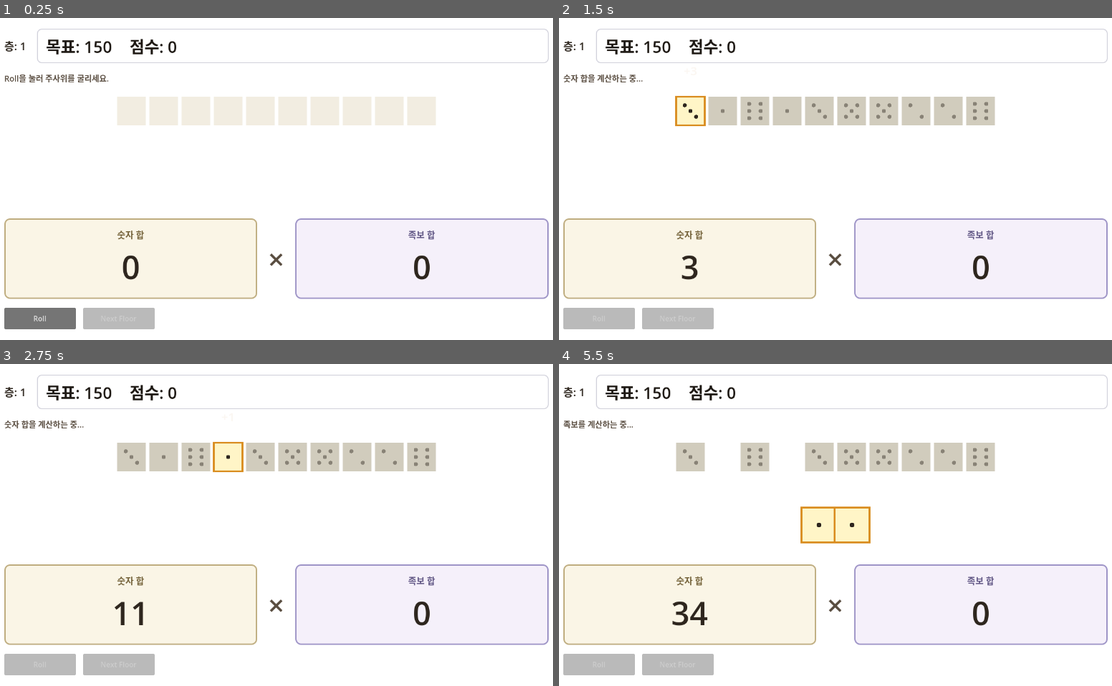
Above: before the commit, frames 1-4 (two rows, left to right).
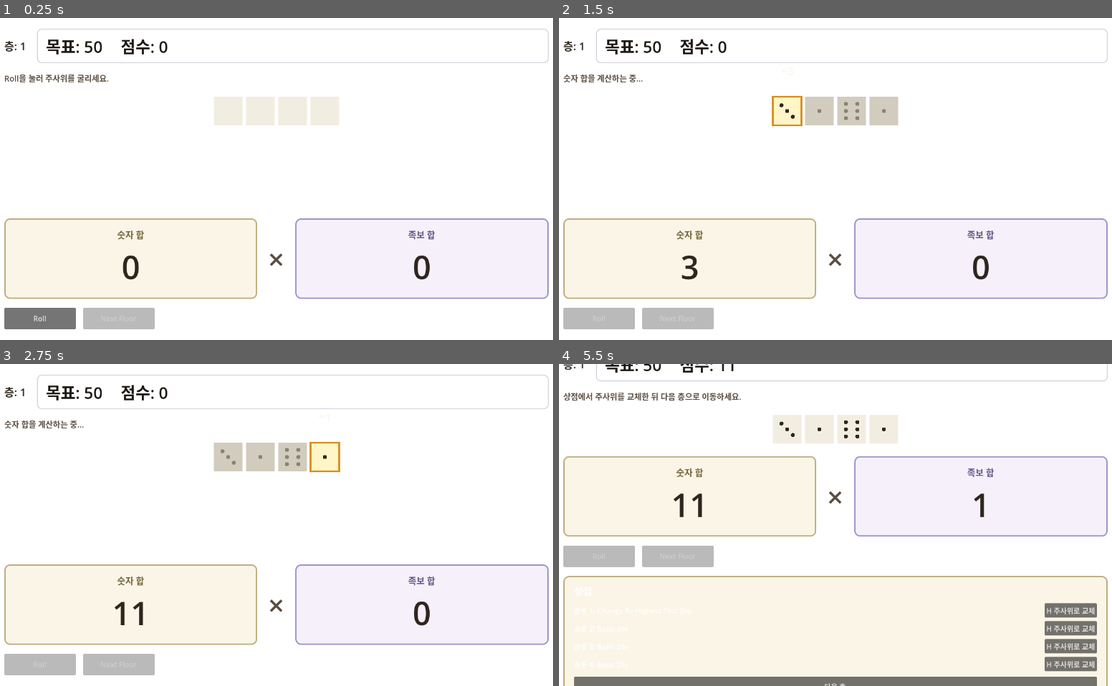
Above: after the commit, the same moments.

Repository: NyongNyongNyong/cat_dice_game
Game: Godot game, scene res://scenes/game/main.tscn
Two runs of this game, one before a commit and one after it. Both use one fixed random seed, a clock stepped at 60 frames per second and the inputs below.
Inputs (mouse positions are in pixels of both pictures, inside the frame that each line leads up to):
- Up to frame 1 (0.25 s): no input
- Up to frame 2 (1.5 s): click "Roll" at 0.5 s; move the mouse to (691, 111) at 1.27 s; click (691, 111) at 1.42 s
- Up to frame 3 (2.75 s): move the mouse to (165, 457) at 2.02 s; click (165, 457) at 2.17 s
- Up to frame 4 (5.5 s): tap Enter at 2.75 s; move the mouse to (752, 457) at 2.77 s; click (752, 457) at 2.92 s; move the mouse to (785, 457) at 3.52 s; click (785, 457) at 3.67 s; click (680, 663) at 4.25 s, where only the run after the commit has a clickable "Next Floor"; click (1073, 608) at 5 s, where only the run after the commit has a clickable "H 주사위로 교체"

The runs differ from the first frame. In frame 1, 3.0% of the frame differs, in the area x 15-79%, y 6-34%; in frame 2, 3.9%; in frame 3, 4.3%; in frame 4, 40%, in the area x 0-100%, y 0-100%.

Commit message:
feat: dice roster shop scaffold with H die replace

Diff:
--- a/game/scenes/game/run_scene.tscn
+++ b/game/scenes/game/run_scene.tscn
@@ -5,6 +5,7 @@
 [ext_resource type="Script" uid="uid://cpq1n7tr7tiu1" path="res://scripts/ui/roll_phase_presenter.gd" id="3_roll"]
 [ext_resource type="Script" uid="uid://fis8x0ebu7il" path="res://scripts/ui/score_phase_presenter.gd" id="4_score"]
 [ext_resource type="Script" path="res://scripts/ui/reroll_preview_presenter.gd" id="5_reroll_preview"]
+[ext_resource type="Script" path="res://scripts/ui/dice_shop_presenter.gd" id="6_dice_shop"]
 
 [sub_resource type="StyleBoxFlat" id="StyleBoxFlat_header_score"]
 content_margin_left = 20.0
@@ -259,6 +260,29 @@
 disabled = true
 text = "Next Floor"
 
+[node name="ShopPanel" type="PanelContainer" parent="MarginContainer/VBox"]
+visible = false
+layout_mode = 2
+theme_override_styles/panel = SubResource("StyleBoxFlat_left")
+
+[node name="ShopVBox" type="VBoxContainer" parent="MarginContainer/VBox/ShopPanel"]
+layout_mode = 2
+theme_override_constants/separation = 12
+
+[node name="ShopTitle" type="Label" parent="MarginContainer/VBox/ShopPanel/ShopVBox"]
+layout_mode = 2
+theme_override_font_sizes/font_size = 22
+text = "상점"
+
+[node name="ShopSlots" type="VBoxContainer" parent="MarginContainer/VBox/ShopPanel/ShopVBox"]
+layout_mode = 2
+theme_override_constants/separation = 8
+
+[node name="ShopContinueButton" type="Button" parent="MarginContainer/VBox/ShopPanel/ShopVBox"]
+custom_minimum_size = Vector2(160, 44)
+layout_mode = 2
+text = "다음 층"
+
 [node name="ScoreOverlay" type="Control" parent="."]
 layout_mode = 1
 anchors_preset = 15
@@ -279,3 +303,6 @@
 
 [node name="RerollPreviewPresenter" type="Node" parent="."]
 script = ExtResource("5_reroll_preview")
+
+[node name="DiceShopPresenter" type="Node" parent="."]
+script = ExtResource("6_dice_shop")
--- a/game/scripts/autoload/run_manager.gd
+++ b/game/scripts/autoload/run_manager.gd
@@ -1,24 +1,31 @@
 extends Node
 
+const DiceRosterScript := preload("res://scripts/core/dice_roster.gd")
+
 # hand-scoring-v2 playtest targets (Σ(숫자) × Σ(족보) 스케일)
-const FLOOR_TARGETS: Array[int] = [150, 350, 600, 1000, 1600]
+const FLOOR_TARGETS: Array[int] = [5, 5, 5, 5, 5]
 const MAX_FLOOR: int = 5
 const DICE_COUNT: int = 10
 
 var current_floor: int = 1
-var target_score: int = 150
+var target_score: int = 5
 var current_score: int = 0
 var run_finished: bool = false
+var _dice_roster: RefCounted
 
 signal floor_changed(floor: int, target: int)
 signal score_changed(score: int)
 signal run_completed()
+signal roster_changed()
 
 
 func start_run() -> void:
 	run_finished = false
 	current_floor = 1
 	current_score = 0
+	_dice_roster = DiceRosterScript.new()
+	_dice_roster.reset_to_starting()
+	roster_changed.emit()
 	_apply_floor_target()
 
 
@@ -50,6 +57,31 @@
 	_apply_floor_target()
 
 
+func get_dice_roster() -> RefCounted:
+	return _dice_roster
+
+
+func get_owned_dice() -> Array[Resource]:
+	if _dice_roster == null:
+		return []
+	return _dice_roster.get_owned_dice()
+
+
+func get_owned_dice_count() -> int:
+	if _dice_roster == null:
+		return 0
+	return _dice_roster.get_count()
+
+
+func replace_owned_dice_with_h(slot_index: int) -> bool:
+	if _dice_roster == null:
+		return false
+	if not _dice_roster.replace_with_h_at(slot_index):
+		return false
+	roster_changed.emit()
+	return true
+
+
 func _apply_floor_target() -> void:
 	target_score = FLOOR_TARGETS[current_floor - 1]
 	floor_changed.emit(current_floor, target_score)
--- /dev/null
+++ b/game/scripts/core/dice_roster.gd
@@ -0,0 +1,43 @@
+class_name DiceRoster
+extends RefCounted
+
+const BASIC_D6 := preload("res://resources/dice/basic_d6.tres")
+const CHANGE_TO_HIGHEST_DIE := preload("res://resources/dice/change_to_highest_test.tres")
+const STARTING_DICE_COUNT := 4
+
+var _owned: Array[Resource] = []
+
+
+func reset_to_starting() -> void:
+	_owned.clear()
+	for _i in STARTING_DICE_COUNT:
+		_owned.append(BASIC_D6)
+
+
+func get_owned_dice() -> Array[Resource]:
+	return _owned.duplicate()
+
+
+func get_count() -> int:
+	return _owned.size()
+
+
+func get_dice_resource(index: int) -> Resource:
+	if index < 0 or index >= _owned.size():
+		return null
+	return _owned[index]
+
+
+func replace_at(index: int, replacement: Resource) -> bool:
+	if index < 0 or index >= _owned.size() or replacement == null:
+		return false
+	_owned[index] = replacement
+	return true
+
+
+func replace_with_h_at(index: int) -> bool:
+	return replace_at(index, CHANGE_TO_HIGHEST_DIE)
+
+
+func get_h_replacement_resource() -> Resource:
+	return CHANGE_TO_HIGHEST_DIE
--- /dev/null
+++ b/game/scripts/core/dice_roster_spec_test.gd
@@ -0,0 +1,55 @@
+extends SceneTree
+
+const DiceRosterScript := preload("res://scripts/core/dice_roster.gd")
+const DiceResourceScript := preload("res://scripts/core/dice_resource.gd")
+
+var _failed := 0
+
+
+func _init() -> void:
+	_expect_starting_roster()
+	_expect_replace_with_h()
+
+	if _failed > 0:
+		push_error("Dice roster spec tests failed: %d" % _failed)
+	quit(_failed)
+
+
+func _expect_starting_roster() -> void:
+	var roster: RefCounted = DiceRosterScript.new()
+	roster.reset_to_starting()
+
+	if roster.get_count() != 4:
+		_fail("starting count", 4, roster.get_count())
+	if roster.get_owned_dice().size() != 4:
+		_fail("starting owned size", 4, roster.get_owned_dice().size())
+
+	var die: Resource = roster.get_dice_resource(0)
+	if die == null or not die.has_method("get_face_count"):
+		_fail_bool("starting die resource", true, die != null)
+
+
+func _expect_replace_with_h() -> void:
+	var roster: RefCounted = DiceRosterScript.new()
+	roster.reset_to_starting()
+
+	if not roster.replace_with_h_at(1):
+		_fail_bool("replace with h", true, false)
+
+	var replaced: Resource = roster.get_dice_resource(1)
+	var h_die: Resource = roster.get_h_replacement_resource()
+	if replaced != h_die:
+		_fail_bool("replaced resource is h die", true, replaced == h_die)
+
+	if roster.replace_with_h_at(99):
+		_fail_bool("replace invalid index", false, true)
+
+
+func _fail(label: String, expected, actual) -> void:
+	_failed += 1
+	push_error("%s: expected %s got %s" % [label, str(expected), str(actual)])
+
+
+func _fail_bool(label: String, expected: bool, actual: bool) -> void:
+	_failed += 1
+	push_error("%s: expected %s got %s" % [label, str(expected), str(actual)])
--- /dev/null
+++ b/game/scripts/ui/dice_shop_presenter.gd
@@ -0,0 +1,63 @@
+extends Node
+
+signal continue_pressed
+signal replace_requested(slot_index: int)
+
+const DiceRosterScript := preload("res://scripts/core/dice_roster.gd")
+
+var _panel: PanelContainer
+var _slots_container: VBoxContainer
+var _continue_button: Button
+
+
+func setup(panel: PanelContainer, slots_container: VBoxContainer, continue_button: Button) -> void:
+	_panel = panel
+	_slots_container = slots_container
+	_continue_button = continue_button
+	_continue_button.pressed.connect(_on_continue_pressed)
+
+
+func open(roster: RefCounted) -> void:
+	_rebuild_slots(roster)
+	_panel.visible = true
+
+
+func close() -> void:
+	_panel.visible = false
+
+
+func is_open() -> bool:
+	return _panel != null and _panel.visible
+
+
+func _rebuild_slots(roster: RefCounted) -> void:
+	for child in _slots_container.get_children():
+		child.queue_free()
+
+	for i in roster.get_count():
+		var row := HBoxContainer.new()
+		row.add_theme_constant_override("separation", 12)
+
+		var label := Label.new()
+		var die: Resource = roster.get_dice_resource(i)
+		var die_name := "주사위"
+		if die != null and die.get("display_name"):
+			die_name = str(die.display_name)
+		label.text = "슬롯 %d: %s" % [i + 1, die_name]
+		label.size_flags_horizontal = Control.SIZE_EXPAND_FILL
+		row.add_child(label)
+
+		var replace_button := Button.new()
+		replace_button.text = "H 주사위로 교체"
+		replace_button.pressed.connect(_on_replace_pressed.bind(i))
+		row.add_child(replace_button)
+
+		_slots_container.add_child(row)
+
+
+func _on_replace_pressed(slot_index: int) -> void:
+	replace_requested.emit(slot_index)
+
+
+func _on_continue_pressed() -> void:
+	continue_pressed.emit()
--- a/game/scripts/ui/run_scene.gd
+++ b/game/scripts/ui/run_scene.gd
@@ -14,11 +14,15 @@
 @onready var _right_value: Label = $MarginContainer/VBox/ScoreBoard/RightPanel/VBox/RightValue
 @onready var _roll_button: Button = $MarginContainer/VBox/Buttons/RollButton
 @onready var _next_floor_button: Button = $MarginContainer/VBox/Buttons/NextFloorButton
+@onready var _shop_panel: PanelContainer = $MarginContainer/VBox/ShopPanel
+@onready var _shop_slots: VBoxContainer = $MarginContainer/VBox/ShopPanel/ShopVBox/ShopSlots
+@onready var _shop_continue_button: Button = $MarginContainer/VBox/ShopPanel/ShopVBox/ShopContinueButton
 @onready var _dice_popup_layer: Control = $MarginContainer/VBox/DiceRow/PopupOverlay
 @onready var _round: RoundController = $RoundController
 @onready var _roll_presenter: RollPhasePresenter = $RollPhasePresenter
 @onready var _score_presenter: ScorePhasePresenter = $ScorePhasePresenter
 @onready var _reroll_preview_presenter: Node = $RerollPreviewPresenter
+@onready var _shop_presenter: Node = $DiceShopPresenter
 
 var _dice_views: Array[Control] = []
 var _hovered_dice_index := -1
@@ -26,9 +30,10 @@
 
 
 func _ready() -> void:
+	RunManager.start_run()
+	_apply_roster_to_round()
 	_spawn_dice()
 	_setup_round_flow()
-	RunManager.start_run()
 	_round.begin_round()
 	_sync_ui()
 
@@ -38,6 +43,7 @@
 	_score_presenter.setup(_dice_row, _popup_overlay, _left_value, _right_value, _status_label)
 	_score_presenter.set_dice_views(_dice_views)
 	_reroll_preview_presenter.setup(_dice_popup_layer)
+	_shop_presenter.setup(_shop_panel, _shop_slots, _shop_continue_button)
 
 	_round.phase_changed.connect(_on_round_phase_changed)
 	_round.dice_rolled.connect(_on_dice_rolled)
@@ -49,9 +55,17 @@
 	RunManager.floor_changed.connect(_on_floor_changed)
 	RunManager.score_changed.connect(_on_score_changed)
 	RunManager.run_completed.connect(_on_run_completed)
+	RunManager.roster_changed.connect(_on_roster_changed)
 
 	_roll_button.pressed.connect(_on_roll_pressed)
 	_next_floor_button.pressed.connect(_on_next_floor_pressed)
+	_shop_presenter.continue_pressed.connect(_on_shop_continue_pressed)
+	_shop_presenter.replace_requested.connect(_on_shop_replace_requested)
+
+
+func _apply_roster_to_round() -> void:
+	_round.dice_loadout = null
+	_round.dice_resources = RunManager.get_owned_dice()
 
 
 func _spawn_dice() -> void:
@@ -59,7 +73,8 @@
 		child.queue_free()
 	_dice_views.clear()
 
-	for i in _round.get_dice_count():
+	var dice_count := _round.get_dice_count()
+	for i in dice_count:
 		var dice: Control = DICE_SCENE.instantiate()
 		_dice_container.add_child(dice)
 		dice.show_placeholder()
@@ -72,7 +87,7 @@
 
 
 func _on_roll_pressed() -> void:
-	if not _round.can_roll() or RunManager.run_finished:
+	if _is_shop_open() or not _round.can_roll() or RunManager.run_finished:
 		return
 	_round.roll()
 
@@ -107,11 +122,13 @@
 	RunManager.set_score(evaluation.total_score)
 	_show_dice_faces(_round.dice_faces, evaluation.dice_values)
 	_clear_dice_selection()
-	_reroll_preview_presenter.set_active(_round.can_reroll_preview())
+	_reroll_preview_presenter.set_active(_round.can_reroll_preview() and not _is_shop_open())
 	_sync_ui()
 
 
 func _on_die_selected(index: int) -> void:
+	if _is_shop_open():
+		return
 	_update_dice_selection(index)
 	_sync_ui()
 
@@ -119,7 +136,7 @@
 func _show_dice_faces(faces: Array, values: Array[int]) -> void:
 	_dice_row.visible = true
 	for i in values.size():
-		if i < faces.size() and faces[i] != null:
+		if i < faces.size() and faces[i] != null and i < _dice_views.size():
 			_dice_views[i].set_face(faces[i], values[i])
 
 
@@ -147,6 +164,8 @@
 
 
 func _on_dice_mouse_entered(index: int) -> void:
+	if _is_shop_open():
+		return
 	_hovered_dice_index = index
 	if not _round.can_reroll_preview():
 		return
@@ -159,7 +178,7 @@
 
 
 func _on_dice_gui_input(event: InputEvent, index: int) -> void:
-	if not _round.can_reroll_preview():
+	if _is_shop_open() or not _round.can_reroll_preview():
 		return
 	if not event is InputEventMouseButton:
 		return
@@ -173,17 +192,49 @@
 func _on_next_floor_pressed() -> void:
 	if not _round.can_advance_floor() or not RunManager.can_advance_floor():
 		return
-
+	if RunManager.run_finished:
+		return
+
+	_open_shop()
+
+
+func _open_shop() -> void:
+	_reroll_preview_presenter.set_active(false)
+	_reroll_preview_presenter.hide_preview()
+	_clear_dice_selection()
+	_shop_presenter.open(RunManager.get_dice_roster())
+	_sync_ui()
+
+
+func _on_shop_replace_requested(slot_index: int) -> void:
+	if RunManager.replace_owned_dice_with_h(slot_index):
+		_apply_roster_to_round()
+		_shop_presenter.open(RunManager.get_dice_roster())
+		_reroll_preview_presenter.invalidate_cache()
+	_sync_ui()
+
+
+func _on_shop_continue_pressed() -> void:
+	_shop_presenter.close()
 	RunManager.advance_floor()
 	if RunManager.run_finished:
-		return
-
+		_sync_ui()
+		return
+
+	_apply_roster_to_round()
+	_spawn_dice()
 	_round.begin_round()
 	_sync_ui()
+
+
+func _on_roster_changed() -> void:
+	_apply_roster_to_round()
+	_reroll_preview_presenter.invalidate_cache()
 
 
 func _on_round_reset() -> void:
 	_score_after_reroll = false
+	_shop_presenter.close()
 	_reroll_preview_presenter.set_active(false)
 	_reroll_preview_presenter.hide_preview()
 	_roll_slot.visible = false
@@ -212,22 +263,34 @@
 
 
 func _on_run_completed() -> void:
-	_sync_ui()
+	_shop_presenter.close()
+	_sync_ui()
+
+
+func _is_shop_open() -> bool:
+	return _shop_panel.visible
 
 
 func _sync_ui() -> void:
-	_roll_button.disabled = not _round.can_roll() or RunManager.run_finished
+	var shop_open: bool = _is_shop_open()
+	_roll_button.disabled = shop_open or not _round.can_roll() or RunManager.run_finished
 	_next_floor_button.disabled = (
-		not _round.can_advance_floor()
+		shop_open
+		or not _round.can_advance_floor()
 		or not RunManager.can_advance_floor()
 		or RunManager.run_finished
 	)
+	_shop_continue_button.disabled = RunManager.run_finished
 	_update_status()
 
 
 func _update_status() -> void:
 	if RunManager.run_finished:
 		_status_label.text = "5층 클리어! v0.1 완료"
+		return
+
+	if _is_shop_open():
+		_status_label.text = "상점에서 주사위를 교체한 뒤 다음 층으로 이동하세요."
 		return
 
 	match _round.phase:
@@ -242,7 +305,7 @@
 				_status_label.text = "Roll을 눌러 선택한 주사위를 다시 굴리세요."
 			elif RunManager.can_advance_floor():
 				_status_label.text = (
-					"목표 달성! Next Floor로 이동하거나, 주사위를 선택해 더 리롤할 수 있습니다."
+					"목표 달성! Next Floor(상점)로 이동하거나, 주사위를 선택해 더 리롤할 수 있습니다."
 				)
 			else:
 				_status_label.text = (
Not shown, added: .gitignore
Not shown, changed: docs/design/systems/README.md
Not shown, changed: docs/design/systems/dice-resources.md
Not shown, added: docs/design/systems/dice-roster-shop.md
Not shown, added: docs/design/tasks/dice-roster-shop-tasks.md
Not shown, changed: docs/design/v0.1-initial-playable.md
